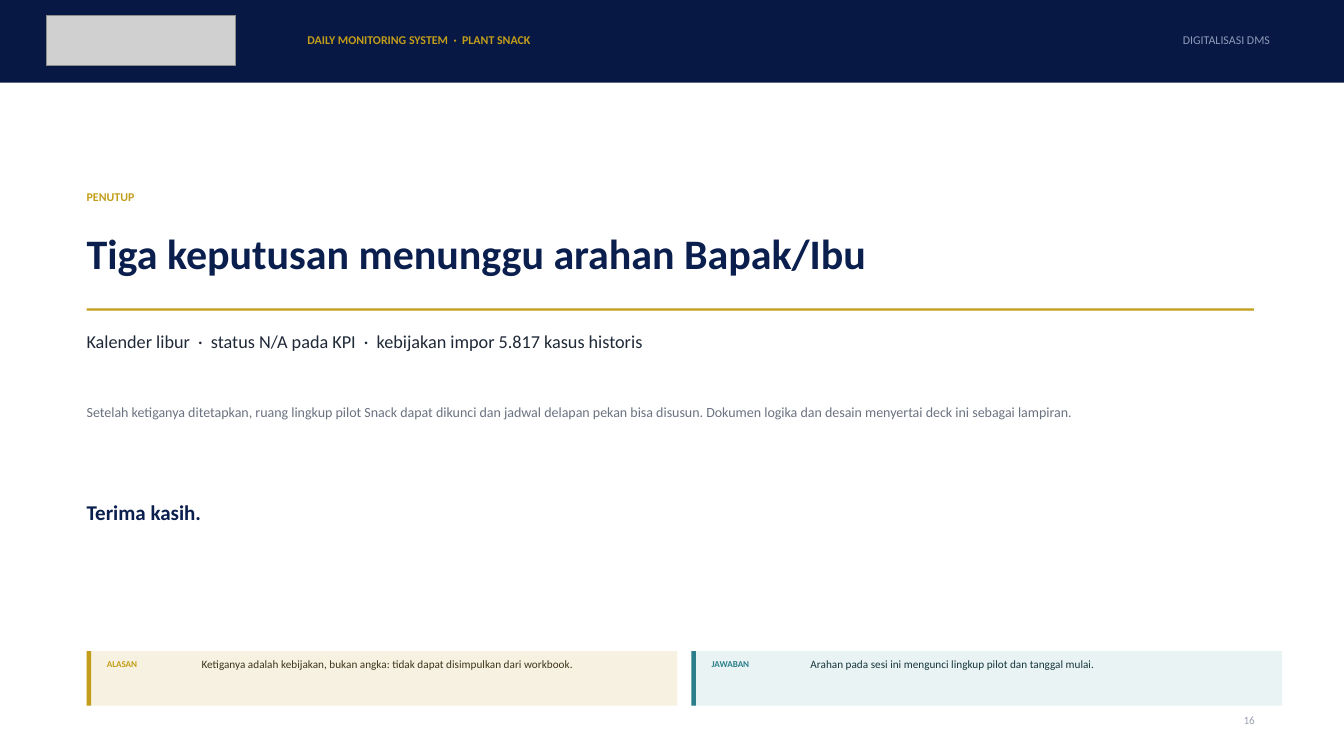
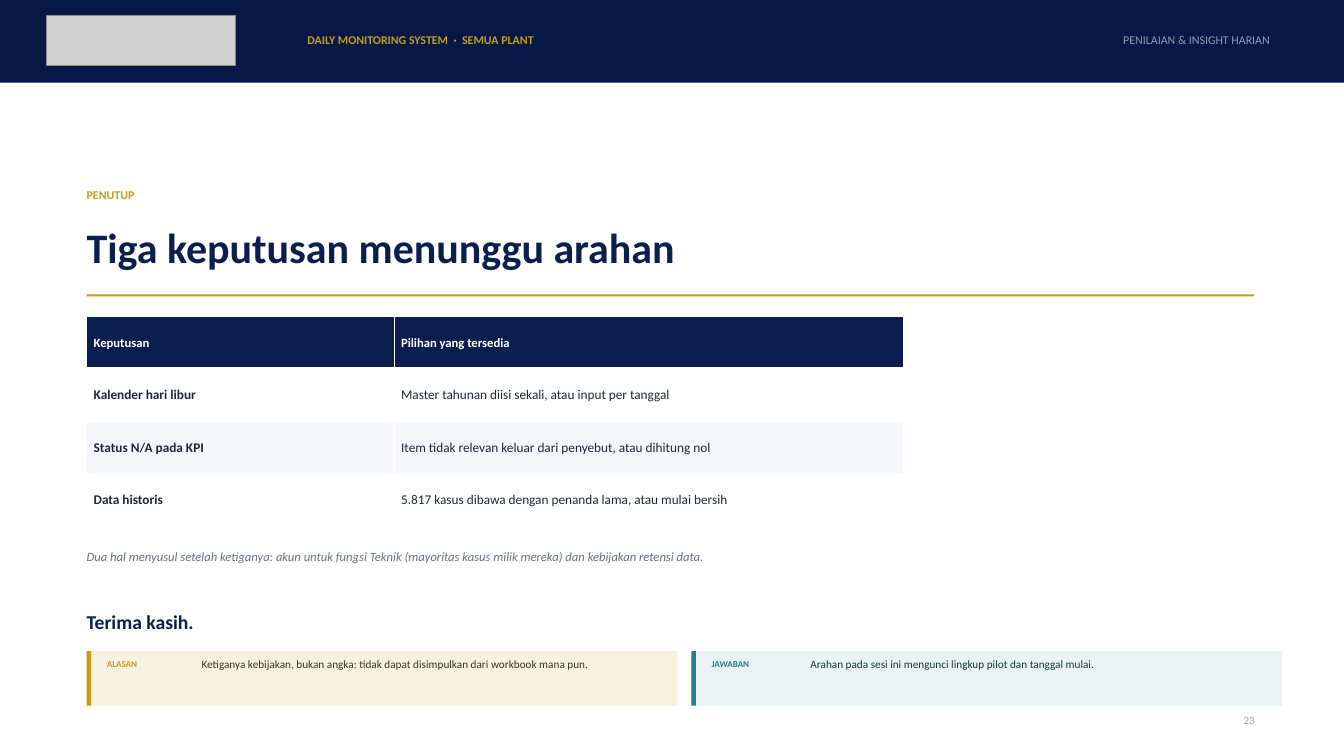
Before and after one commit to GalaxyDust/DailyMonitoringSystem_App, a slide deck: slide 23 of docs/DMS_Digitalisasi_v1.pptx (slide 16 before the commit). Drawn at 1344x756 pixels with LibreOffice and Linux fonts; fonts in the diff are those of the drawing; grey boxes stand for pictures; background and template pictures are left out. Boxes give left, top, right and bottom in pixels: in the first picture for what was removed or moved away, otherwise in the second. Text is boxed around its words. In the diff, an @@ line names an element or a change of style, - is before the commit and + after.

Commit message:
docs(ppt): susun ulang deck dengan kerangka SGA 8 langkah (1A-8B), bahasa umum semua plant

```diff
--- a/docs/DMS_Digitalisasi_v1.pptx
+++ b/docs/DMS_Digitalisasi_v1.pptx
@@ text at bbox=[307, 36, 533, 44]: text changed @@
-DAILY MONITORING SYSTEM · PLANT SNACK
+DAILY MONITORING SYSTEM · SEMUA PLANT
@@ text added at bbox=[1123, 36, 1269, 44], 8.5 pt, text #8E9CB8 @@
+PENILAIAN & INSIGHT HARIAN
@@ text removed at bbox=[1183, 36, 1270, 44] @@
-DIGITALISASI DMS
@@ text at bbox=[87, 233, 675, 270]: text changed @@
-Tiga keputusan menunggu arahan Bapak/Ibu
+Tiga keputusan menunggu arahan
@@ rectangle: place and size @@
-rectangle at bbox=[87, 309, 1254, 311]
+rectangle at bbox=[87, 294, 1254, 296]
@@ table added at bbox=[87, 317, 903, 526], 4 rows, 2 columns @@
+Keputusan | Pilihan yang tersedia
+Kalender hari libur | Master tahunan diisi sekali, atau input per tanggal
+Status N/A pada KPI | Item tidak relevan keluar dari penyebut, atau dihitung nol
+Data historis | 5.817 kasus dibawa dengan penanda lama, atau mulai bersih
@@ text removed at bbox=[87, 335, 643, 351] @@
-Kalender libur · status N/A pada KPI · kebijakan impor 5.817 kasus historis
@@ text removed at bbox=[87, 407, 1072, 420] @@
-Setelah ketiganya ditetapkan, ruang lingkup pilot Snack dapat dikunci dan jadwal delapan pekan bisa disusun. Dokumen logika dan desain menyertai deck ini sebagai lampiran.
@@ text added at bbox=[87, 552, 704, 563], 9 pt, text #6B7280, italic @@
+Dua hal menyusul setelah ketiganya: akun untuk fungsi Teknik (mayoritas kasus milik mereka) dan kebijakan retensi data.
@@ text "Terima kasih.": place and size @@
-text "Terima kasih." at bbox=[87, 505, 202, 520]
+text "Terima kasih." at bbox=[87, 615, 193, 629]
@@ text "Terima kasih." at bbox=[87, 615, 193, 629]: size 15 to 14 pt @@
@@ text at bbox=[202, 660, 588, 670]: text changed @@
-Ketiganya adalah kebijakan, bukan angka: tidak dapat disimpulkan dari workbook.
+Ketiganya kebijakan, bukan angka: tidak dapat disimpulkan dari workbook mana pun.
@@ text at bbox=[1244, 717, 1255, 724]: text changed @@
-16
+23
```
Also in this commit, not shown: 4 other slides changed, 18 slides added, 11 slides removed, 2 other files.
